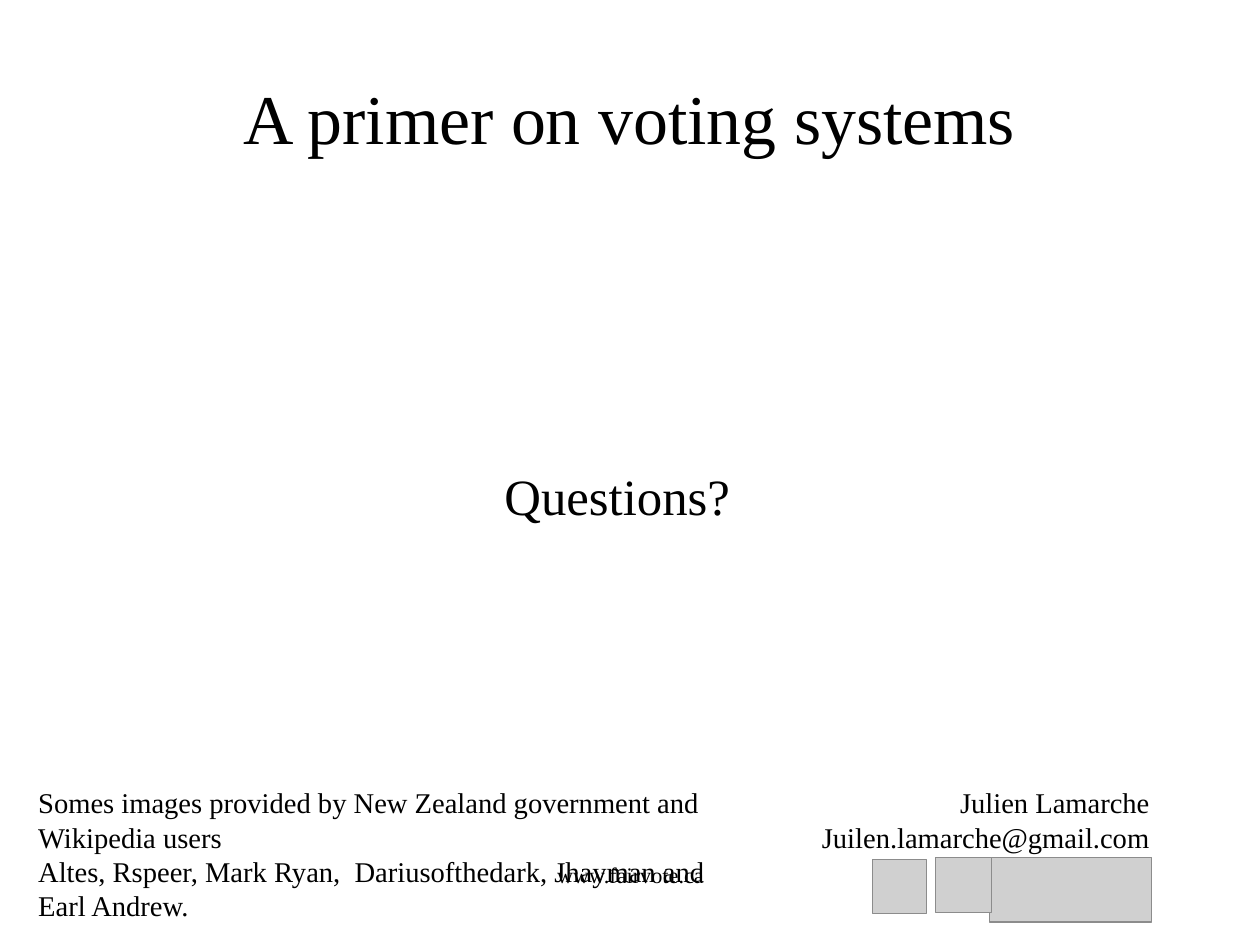
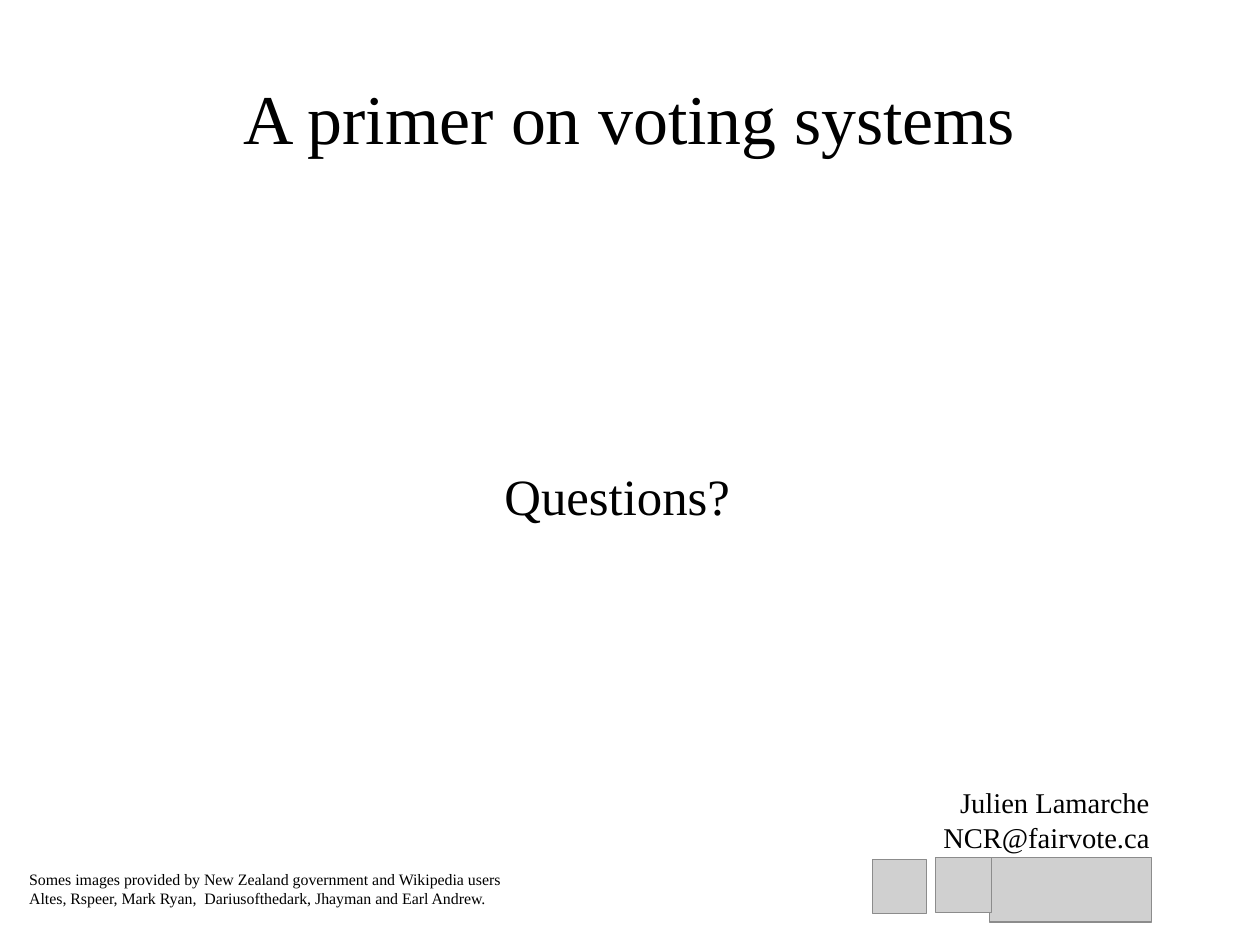
Before and after one commit to cyclingzealot/fvc_presentation, a slide deck: slide 65 of votingSystems.odp (slide 56 before the commit). Drawn at 1260x945 pixels with LibreOffice and Linux fonts; fonts in the diff are those of the drawing; grey boxes stand for pictures. Boxes give left, top, right and bottom in pixels: in the first picture for what was removed or moved away, otherwise in the second. Text is boxed around its words. In the diff, an @@ line names an element or a change of style, - is before the commit and + after.

```diff
--- a/votingSystems.odp
+++ b/votingSystems.odp
@@ text at (x1=943, y1=828, x2=1149, y2=854): text changed @@
-Juilen.lamarche@gmail.com
+NCR@fairvote.ca
@@ text "Somes images provided by New ..." moved from (x1=38, y1=793, x2=704, y2=917) to (x1=29, y1=874, x2=501, y2=908) @@
@@ text "Somes images provided by New ..." at (x1=29, y1=874, x2=501, y2=908): size 18 to 10 pt @@
@@ text removed at (x1=557, y1=865, x2=704, y2=888) @@
-www.fairvote.ca
```
Also in this commit, not shown: 56 other slides changed, 9 slides added, 8 other files.
